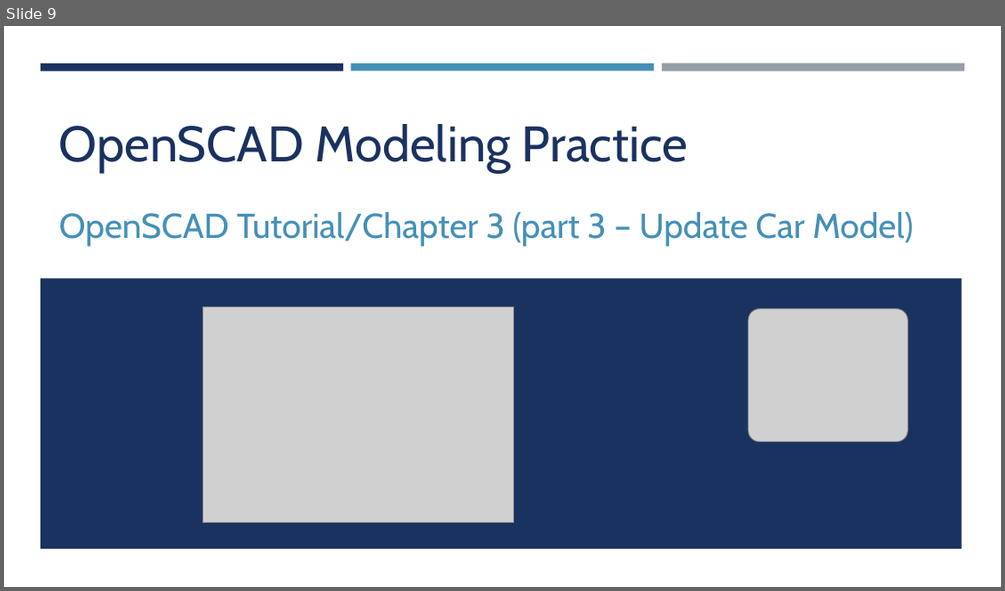
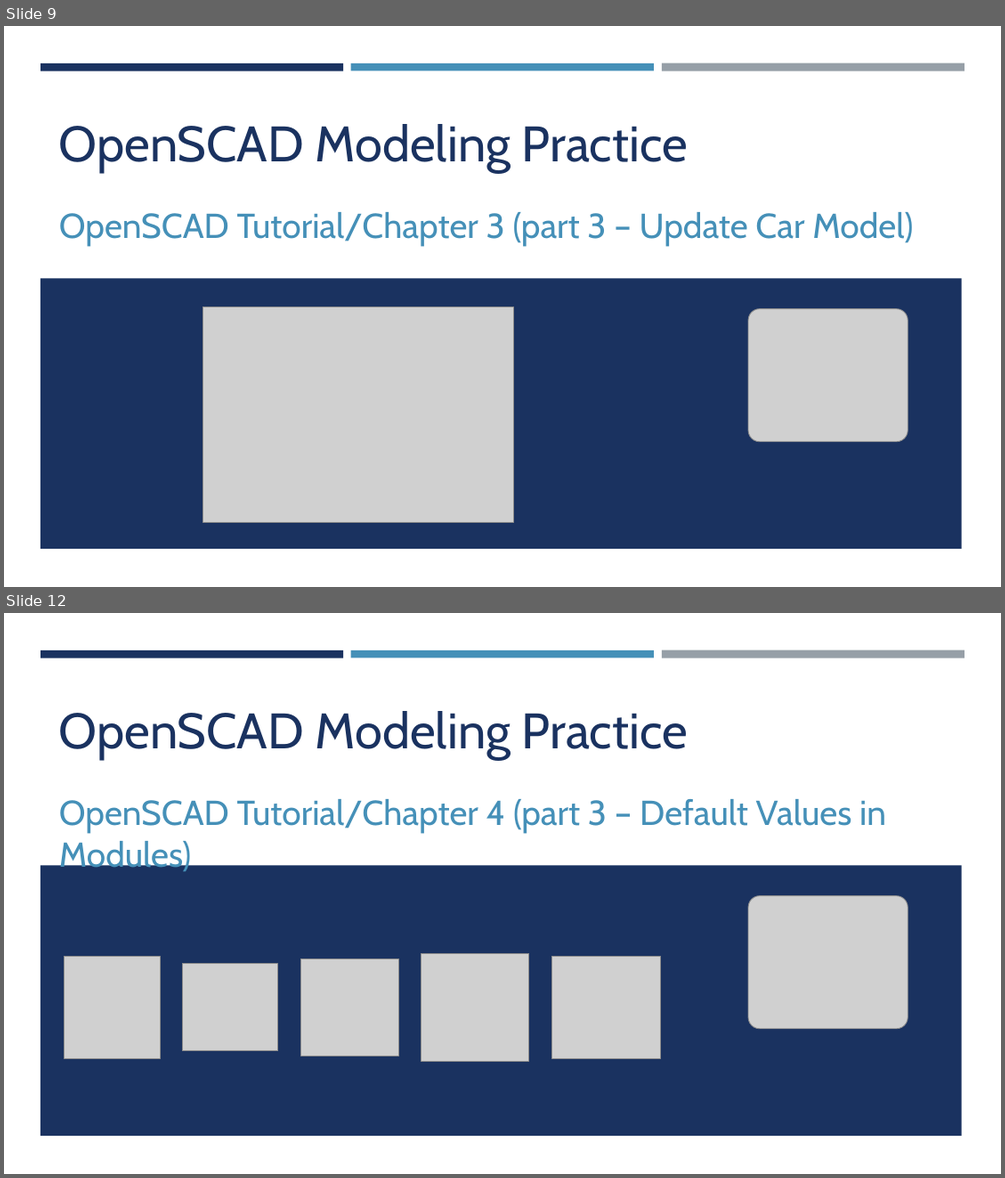
Before and after one commit to yasenstar/openscad, a slide deck: OpenSCAD.pptx. Shown one above the other, each under a label of ours: slide 9 before the commit, slides 9 and 12 after it; the slides between them are not shown. The pictures are 1005x591 and 1005x1178 pixels, drawn with LibreOffice and Linux fonts; fonts in the diff are those of the drawing; grey boxes stand for pictures. Boxes give left, top, right and bottom in pixels: in the first picture for what was removed or moved away, otherwise in the second. Text is boxed around its words. In the diff, an @@ line names an element or a change of style, - is before the commit and + after.

Commit message:
add chapter 4 part 1 & 2

```diff
--- a/OpenSCAD.pptx
+++ b/OpenSCAD.pptx
@@ slide 12 added at bbox=[4, 613, 1001, 1174], background #FFFFFF; not listed: 4 template elements that a slide beside it also shows @@
@@ title added at bbox=[59, 711, 688, 760], 48 pt, text #1A3260 @@
+OpenSCAD Modeling Practice
@@ subtitle added at bbox=[59, 799, 886, 875], 33.3 pt, text #4590B8 @@
+OpenSCAD Tutorial/Chapter 4 (part 3 – Default Values in Modules)
@@ picture added at bbox=[748, 896, 907, 1029] @@
@@ picture added at bbox=[65, 957, 161, 1059] @@
@@ picture added at bbox=[300, 959, 398, 1055] @@
@@ picture added at bbox=[421, 953, 530, 1061] @@
@@ picture added at bbox=[551, 957, 661, 1058] @@
@@ picture added at bbox=[183, 964, 278, 1051] @@
```
Also in this commit, not shown: 3 other slides added, 5 other files.
